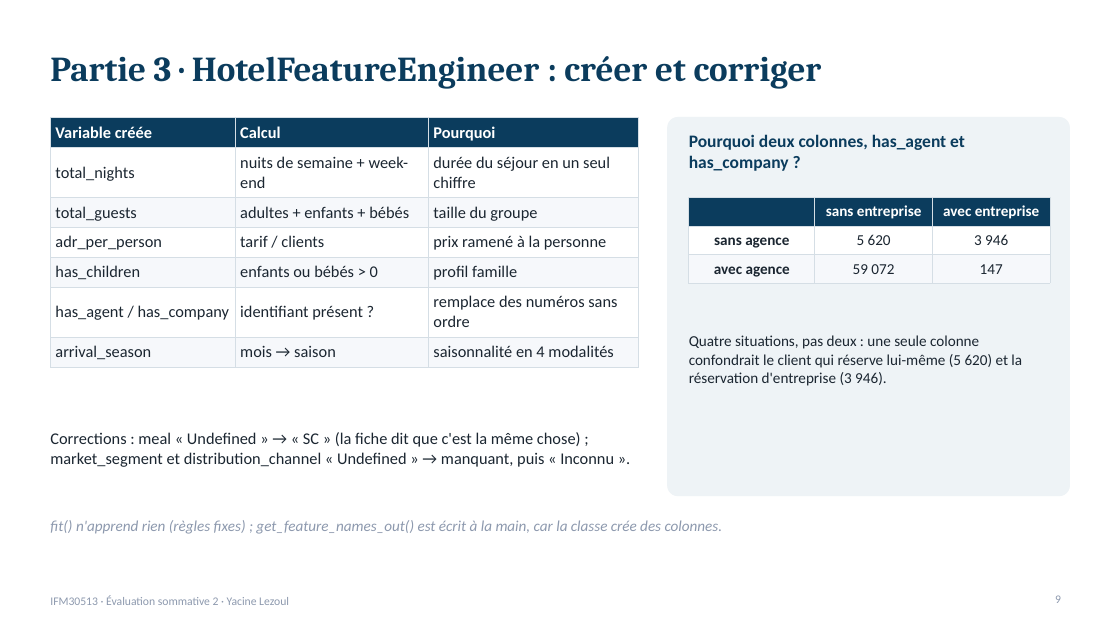
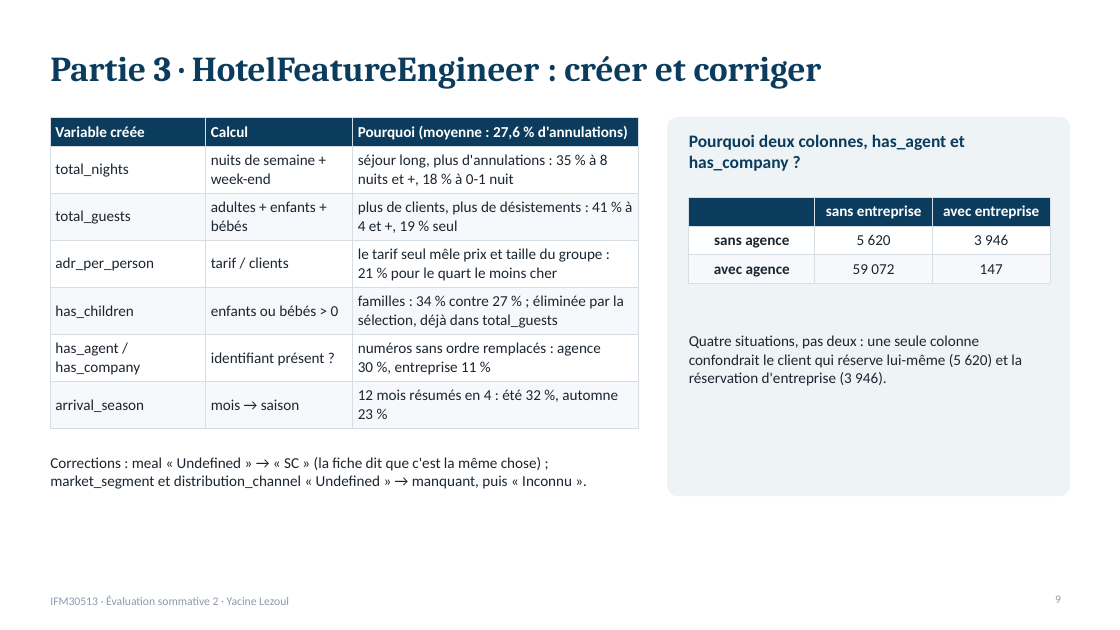
Before and after one commit to lezoul/hotel-cancellation-pipeline, a slide deck: slide 9 of reports/presentation_annulations.pptx. Drawn at 1120x630 pixels with LibreOffice and Linux fonts; fonts in the diff are those of the drawing. Boxes give left, top, right and bottom in pixels: in the first picture for what was removed or moved away, otherwise in the second. Text is boxed around its words. In the diff, an @@ line names an element or a change of style, - is before the commit and + after.

```diff
--- a/reports/presentation_annulations.pptx
+++ b/reports/presentation_annulations.pptx
@@ table at (50, 118, 639, 423) @@
-row 1, column 3: Pourquoi
+row 1, column 3: Pourquoi (moyenne : 27,6 % d'annulations)
-row 2, column 3: durée du séjour en un seul chiffre
+row 2, column 3: séjour long, plus d'annulations : 35 % à 8 nuits et +, 18 % à 0-1 nuit
-row 3, column 3: taille du groupe
+row 3, column 3: plus de clients, plus de désistements : 41 % à 4 et +, 19 % seul
-row 4, column 3: prix ramené à la personne
+row 4, column 3: le tarif seul mêle prix et taille du groupe : 21 % pour le quart le moins cher
-row 5, column 3: profil famille
+row 5, column 3: familles : 34 % contre 27 % ; éliminée par la sélection, déjà dans total_guests
-row 6, column 3: remplace des numéros sans ordre
+row 6, column 3: numéros sans ordre remplacés : agence 30 %, entreprise 11 %
-row 7, column 3: saisonnalité en 4 modalités
+row 7, column 3: 12 mois résumés en 4 : été 32 %, automne 23 %
@@ size 14 to 13 pt in "Variable créée", "Calcul", "total_nights", "nuits de semaine + week-end" and 10 more places @@
@@ text "Corrections : meal « Undefined ...": place and size @@
-text "Corrections : meal « Undefined ..." at (50, 432, 614, 467)
+text "Corrections : meal « Undefined ..." at (50, 457, 572, 489)
@@ text "Corrections : meal « Undefined ..." at (50, 457, 572, 489): size 14 to 13 pt @@
@@ text removed at (50, 520, 723, 534) @@
-fit() n'apprend rien (règles fixes) ; get_feature_names_out() est écrit à la main, car la classe crée des colonnes.
```
Also in this commit, not shown: 11 other slides changed, 1 other file.
